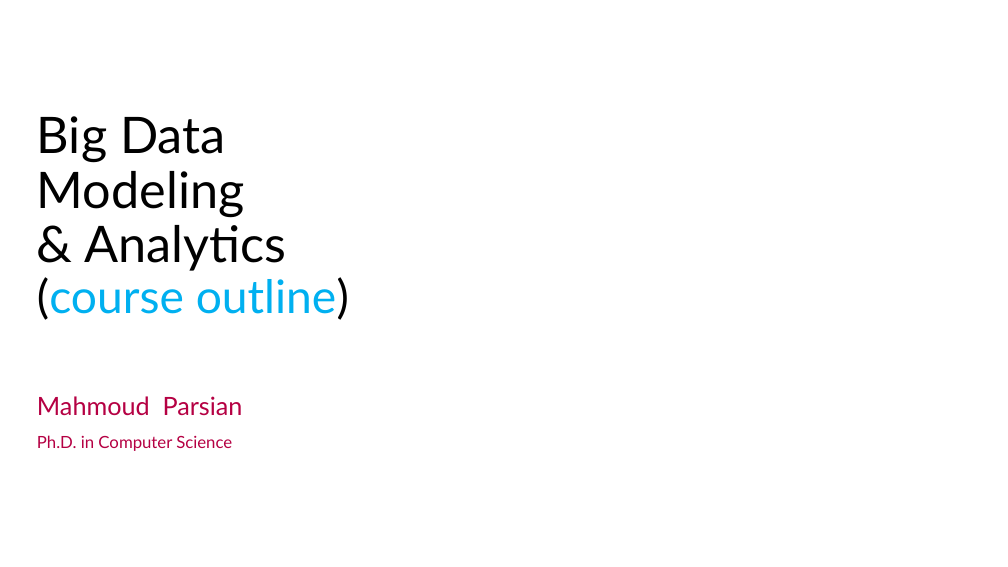
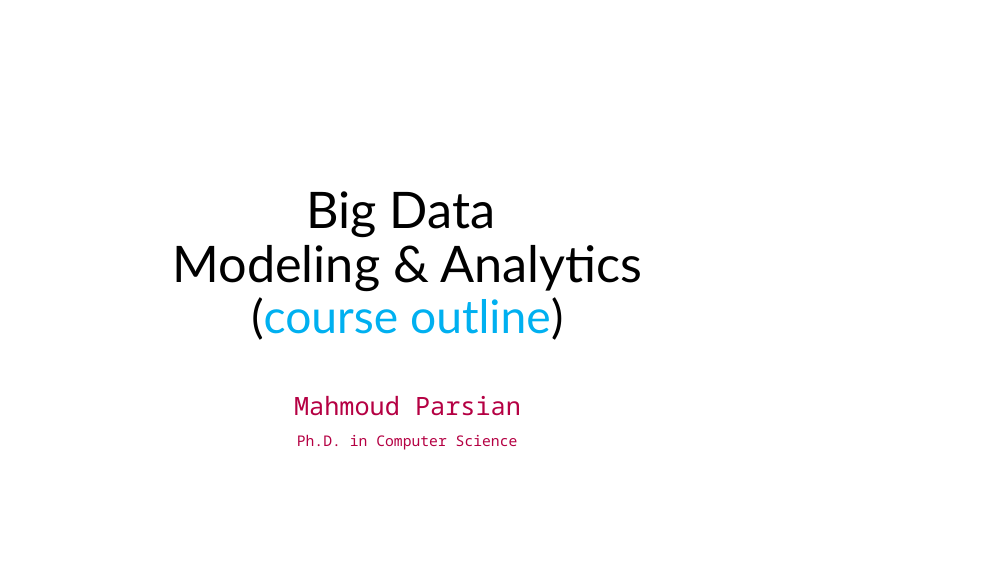
Before and after one commit to mahmoudparsian/big-data-modeling, a slide deck: slide 1 of course_outine_10_weeks/Course_Outline_Big_Data_Modeling.pptx. Drawn at 1008x567 pixels with LibreOffice and Linux fonts; fonts in the diff are those of the drawing; background and template pictures are left out. Boxes give left, top, right and bottom in pixels: in the first picture for what was removed or moved away, otherwise in the second. Text is boxed around its words. In the diff, an @@ line names an element or a change of style, - is before the commit and + after.

```diff
--- a/course_outine_10_weeks/Course_Outline_Big_Data_Modeling.pptx
+++ b/course_outine_10_weeks/Course_Outline_Big_Data_Modeling.pptx
@@ title "Big Data Modeling & Analytics ..." at bbox=[173, 191, 642, 340]: alignment left to centre @@
@@ subtitle "Mahmoud Parsian" at bbox=[294, 396, 521, 450]: font Lato to Noto Sans Mono; size 16 to 14 pt in "Ph.D. in Computer Science"; alignment left to centre @@
```
Also in this commit, not shown: 1 other slide changed, 5 slides added, 1 other file.
